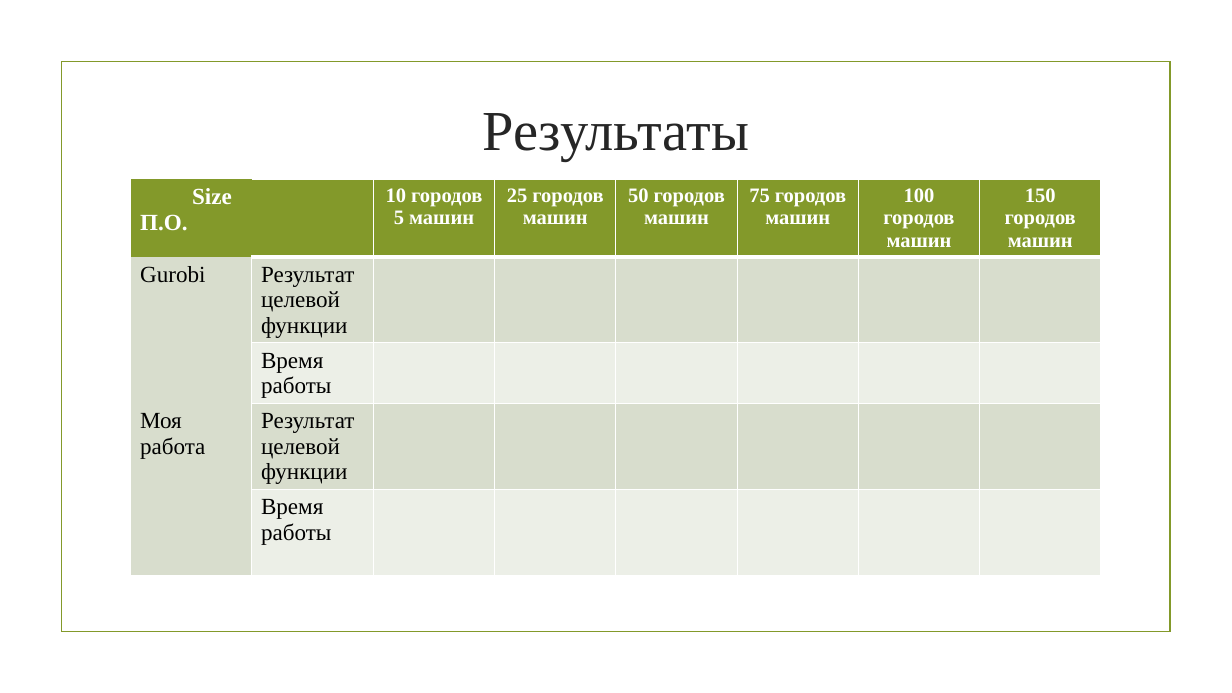
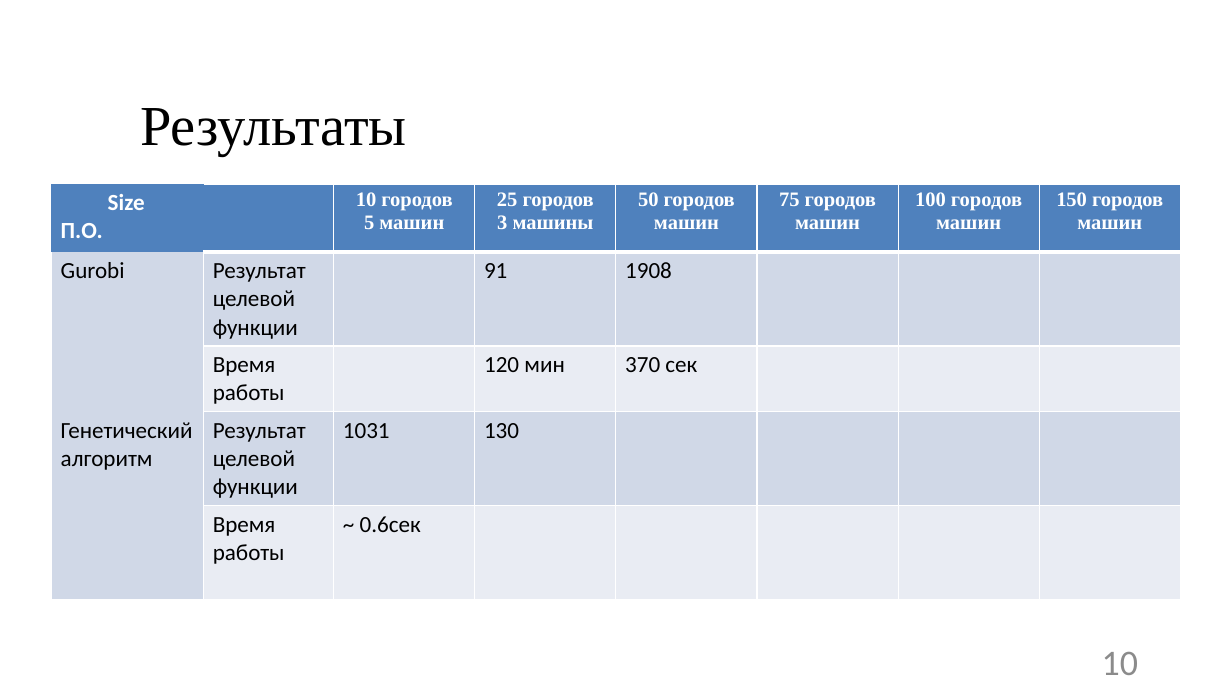
Before and after one commit to nikitka406/diplom, a slide deck: slide 10 of cpeck/diplom.pptx (slide 21 before the commit). Drawn at 1232x693 pixels with LibreOffice and Linux fonts; fonts in the diff are those of the drawing; background and template pictures are left out. Boxes give left, top, right and bottom in pixels: in the first picture for what was removed or moved away, otherwise in the second. Text is boxed around its words. In the diff, an @@ line names an element or a change of style, - is before the commit and + after.

```diff
--- a/cpeck/diplom.pptx
+++ b/cpeck/diplom.pptx
@@ rectangle removed at bbox=[61, 62, 1170, 632] @@
@@ title "Результаты" at bbox=[140, 108, 407, 157]: text colour #262626 to #000000; alignment centre to left; line spacing 1 to 0.9 @@
@@ table at bbox=[52, 184, 1183, 594] @@
-row 1, column 4: 25 городов / машин
+row 1, column 4: 25 городов / 3 машины
-row 2, column 4: 
+row 2, column 4: 91
-row 2, column 5: 
+row 2, column 5: 1908
-row 3, column 4: 
+row 3, column 4: 120 мин
-row 3, column 5: 
+row 3, column 5: 370 сек
-row 4: Моя работа | Результат целевой функции |  |  |  |  |  | 
+row 4: Генетический алгоритм | Результат целевой функции | 1031 | 130 |  |  |  | 
-row 5, column 3: 
+row 5, column 3: ~ 0.6сек
@@ fill #83992A to #4F81BD in row 1 @@
@@ fill #D9DECD to #D0D8E8 in 16 cells @@
@@ fill #EDEFE8 to #E9EDF4 in 14 cells @@
@@ font Times New Roman to Calibri in "Size", "П.О.", "Gurobi", "Результат целевой функции" and 3 more places @@
@@ table: place and size @@
-table at bbox=[131, 179, 1101, 604]
+table at bbox=[52, 184, 1183, 594]
@@ line removed from (141, 245) to (1092, 245) @@
@@ page number added at bbox=[1102, 652, 1138, 675], 28 pt, text #8C8C8C @@
+10
```
Also in this commit, not shown: 5 other slides changed, 7 slides added, 18 slides removed, 5 other files.
